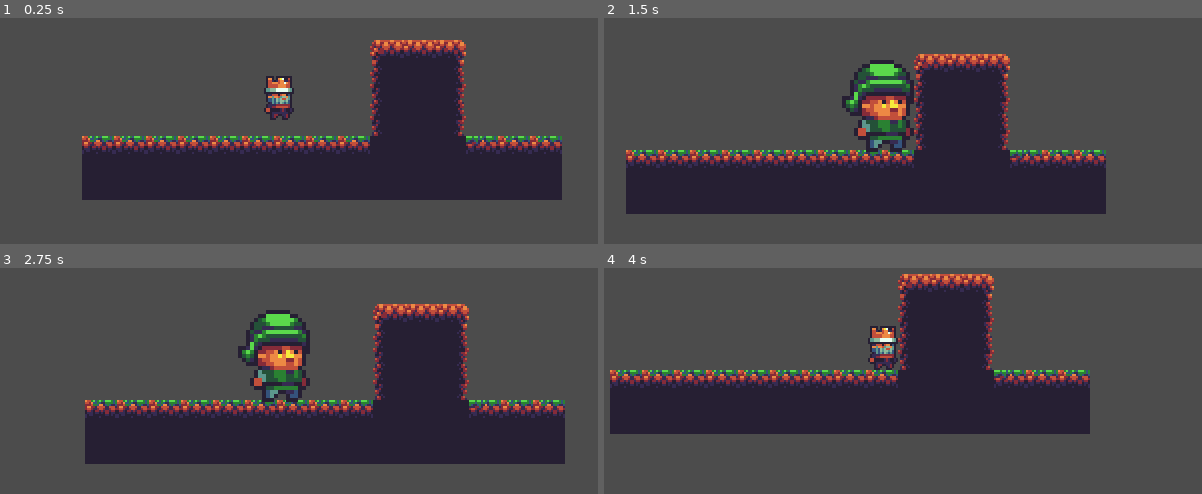
Above: before the commit, frames 1-4 (two rows, left to right).
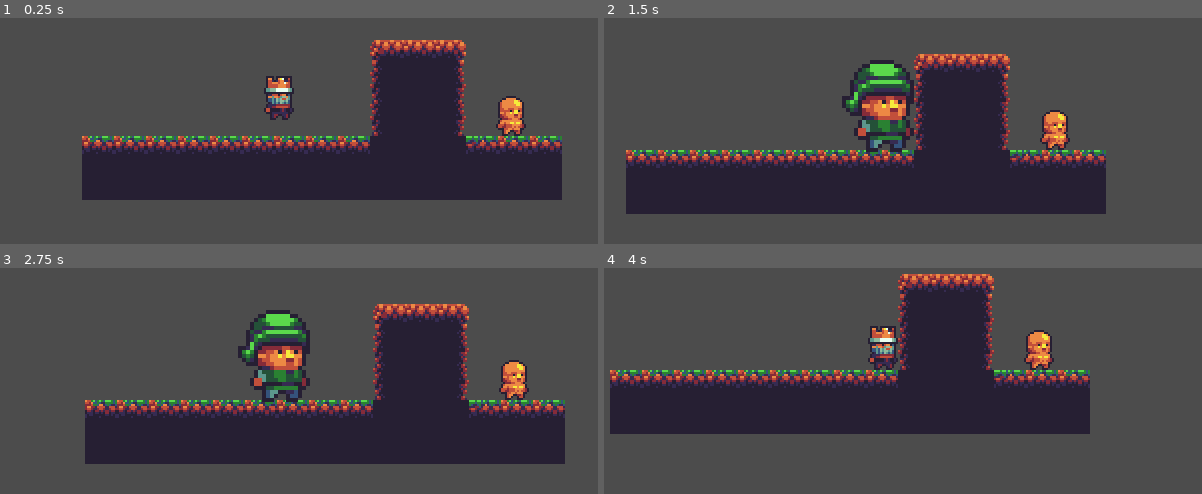
Above: after the commit, the same moments.

Repository: Zoofule/COM_419
Game: Godot game, scene res://StageOne.tscn
Two runs of this game, one before a commit and one after it. Both use one fixed random seed, a clock stepped at 60 frames per second and the inputs below. This scene is started directly instead of the project's main scene.
Inputs (mouse positions are in pixels of both pictures, inside the frame that each line leads up to):
- Up to frame 1 (0.25 s): no input
- Up to frame 2 (1.5 s): move the mouse to (1022, 69) at 0.52 s; hold Shift (Run) 0.53-1.28 s; hold Right (ui_right) from 0.53 s (still down); click (1022, 69) at 0.67 s; tap Space (ui_select) at 0.77 s; tap Enter at 1.25 s; move the mouse to (753, 106) at 1.27 s; tap X (toggle) at 1.35 s
- Up to frame 3 (2.75 s): tap Space (ui_select) at 1.52 s; move the mouse to (outside the picture) at 2.02 s; release Right (ui_right) at 2.03 s; hold Left (ui_left) from 2.03 s (still down); hold Shift (Run) from 2.03 s (still down)
- Up to frame 4 (4 s): move the mouse to (849, 410) at 2.77 s; release Left (ui_left) at 2.78 s; release Shift (Run) at 2.78 s; hold Right (ui_right) from 2.78 s (still down); tap X (toggle) at 2.85 s; click (849, 410) at 2.92 s; tap Space (ui_select) at 3.02, 3.77 s; move the mouse to (1076, 392) at 3.52 s; hold Shift (Run) from 3.53 s (still down)

The runs differ from the first frame. In frame 1, 0.7% of the frame differs, in the area x 82-88%, y 34-53%; in frame 2, 0.7%; in frame 3, 0.7%; in frame 4, 0.7%.

Commit message:
Death scene
Added a death scene with Replay and Quit options, connected to a death pit and a non-moving enemy. Moved the player into a node2d called PlayerContainer and added a script to that object so that I can apply that script to both the regular player and the mech easily.

Diff:
--- /dev/null
+++ b/Enemy.gd
@@ -0,0 +1 @@
+extends KinematicBody2D
--- /dev/null
+++ b/Enemy.tscn
@@ -0,0 +1,37 @@
+[gd_scene load_steps=4 format=2]
+
+[ext_resource path="res://textures/characters.png" type="Texture" id=1]
+
+[sub_resource type="GDScript" id=2]
+script/source = "extends KinematicBody2D
+signal dead
+
+
+func _on_Area2D_body_entered(body):
+	emit_signal(\"dead\")
+"
+
+[sub_resource type="RectangleShape2D" id=1]
+extents = Vector2( 8, 9.75 )
+
+[node name="Enemy" type="KinematicBody2D"]
+script = SubResource( 2 )
+
+[node name="CollisionShape2D" type="CollisionShape2D" parent="."]
+position = Vector2( 1, 5.25 )
+shape = SubResource( 1 )
+
+[node name="Sprite" type="Sprite" parent="."]
+texture = ExtResource( 1 )
+region_enabled = true
+region_rect = Rect2( 0, 0, 32, 32 )
+
+[node name="Area2D" type="Area2D" parent="."]
+collision_layer = 8
+collision_mask = 2
+
+[node name="CollisionShape2D" type="CollisionShape2D" parent="Area2D"]
+position = Vector2( 1, 4.5 )
+shape = SubResource( 1 )
+
+[connection signal="body_entered" from="Area2D" to="." method="_on_Area2D_body_entered"]
--- /dev/null
+++ b/GameOver.tscn
@@ -0,0 +1,41 @@
+[gd_scene load_steps=2 format=2]
+
+[ext_resource path="res://gameOver.gd" type="Script" id=1]
+
+[node name="GameOver" type="Control"]
+margin_right = 320.0
+margin_bottom = 181.0
+script = ExtResource( 1 )
+
+[node name="ColorRect" type="ColorRect" parent="."]
+margin_right = 320.0
+margin_bottom = 180.0
+color = Color( 0, 0, 0, 1 )
+
+[node name="Label" type="Label" parent="."]
+margin_left = 81.0
+margin_top = 37.0
+margin_right = 154.0
+margin_bottom = 51.0
+rect_rotation = 0.680908
+rect_scale = Vector2( 2.36482, 2.11203 )
+text = "Game Over"
+
+[node name="PlayAgain" type="Button" parent="."]
+margin_left = 48.0
+margin_top = 107.0
+margin_right = 125.0
+margin_bottom = 127.0
+rect_pivot_offset = Vector2( -82, 45 )
+text = "Play Again"
+
+[node name="Quit" type="Button" parent="."]
+margin_left = 193.0
+margin_top = 105.0
+margin_right = 270.0
+margin_bottom = 125.0
+rect_pivot_offset = Vector2( -82, 45 )
+text = "Quit"
+
+[connection signal="pressed" from="PlayAgain" to="." method="_on_PlayAgain_pressed"]
+[connection signal="pressed" from="Quit" to="." method="_on_Quit_pressed"]
--- /dev/null
+++ b/PlayerContainer.gd
@@ -0,0 +1,13 @@
+extends Node2D
+#script for things that apply to both the regular character and mech
+#i.e death pit
+
+
+func _on_Enemy_dead():
+	queue_free()
+	get_tree().change_scene("res://GameOver.tscn")
+
+
+func _on_deathPit_body_entered(body):
+	queue_free()
+	get_tree().change_scene("res://GameOver.tscn")
--- a/StageOne.tscn
+++ b/StageOne.tscn
@@ -1,17 +1,39 @@
-[gd_scene load_steps=3 format=2]
+[gd_scene load_steps=6 format=2]
 
 [ext_resource path="res://player.tscn" type="PackedScene" id=1]
+[ext_resource path="res://Enemy.tscn" type="PackedScene" id=2]
+[ext_resource path="res://PlayerContainer.gd" type="Script" id=3]
 [ext_resource path="res://sheet.tres" type="TileSet" id=4]
 
+[sub_resource type="RectangleShape2D" id=1]
+extents = Vector2( 500.5, 10 )
+
 [node name="StageOne" type="Node2D"]
-
-[node name="player" parent="." instance=ExtResource( 1 )]
-position = Vector2( 146, 84 )
 
 [node name="Ground Tilemap" type="TileMap" parent="."]
 tile_set = ExtResource( 4 )
 cell_size = Vector2( 16, 16 )
 cell_custom_transform = Transform2D( 0, 0, 0, 0, 0, 0 )
 show_collision = true
+collision_mask = 2
 format = 1
 tile_data = PoolIntArray( -589805, 1073741824, 65546, -589804, 1073741824, 65547, -589803, 1073741824, 65547, -589802,  …(6525 unchanged characters)…
+
+[node name="PlayerContainer" type="Node2D" parent="."]
+script = ExtResource( 3 )
+
+[node name="player" parent="PlayerContainer" instance=ExtResource( 1 )]
+position = Vector2( 146, 84 )
+
+[node name="Enemy" parent="." instance=ExtResource( 2 )]
+position = Vector2( 262, 112 )
+
+[node name="deathPit" type="Area2D" parent="."]
+collision_mask = 2
+
+[node name="CollisionShape2D" type="CollisionShape2D" parent="deathPit"]
+position = Vector2( 349.5, 213 )
+shape = SubResource( 1 )
+
+[connection signal="dead" from="Enemy" to="PlayerContainer" method="_on_Enemy_dead"]
+[connection signal="body_entered" from="deathPit" to="PlayerContainer" method="_on_deathPit_body_entered"]
--- /dev/null
+++ b/gameOver.gd
@@ -0,0 +1,10 @@
+extends Control
+
+
+
+func _on_PlayAgain_pressed():
+	get_tree().change_scene("res://StageOne.tscn")
+
+
+func _on_Quit_pressed():
+	get_tree().quit()
--- a/project.godot
+++ b/project.godot
@@ -49,6 +49,7 @@
 2d_physics/layer_1="ground"
 2d_physics/layer_2="player"
 2d_physics/layer_3="hook"
+2d_physics/layer_4="enemy"
 
 [physics]
 
